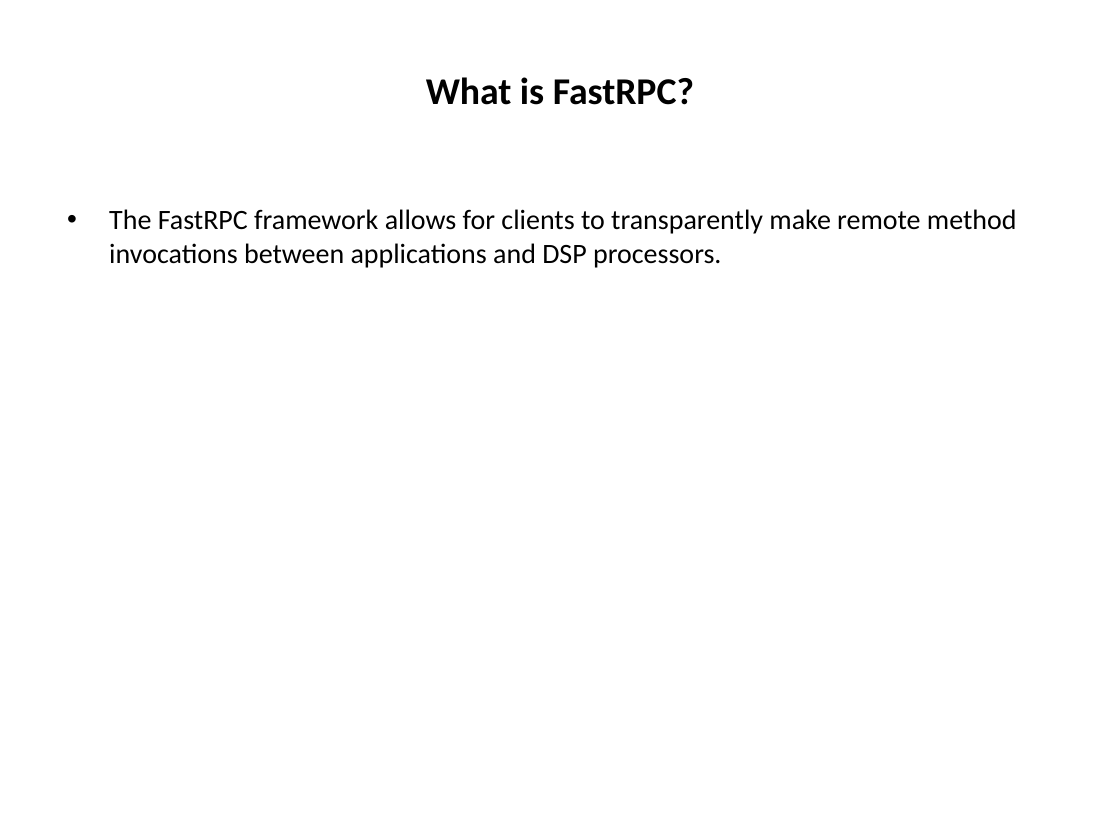
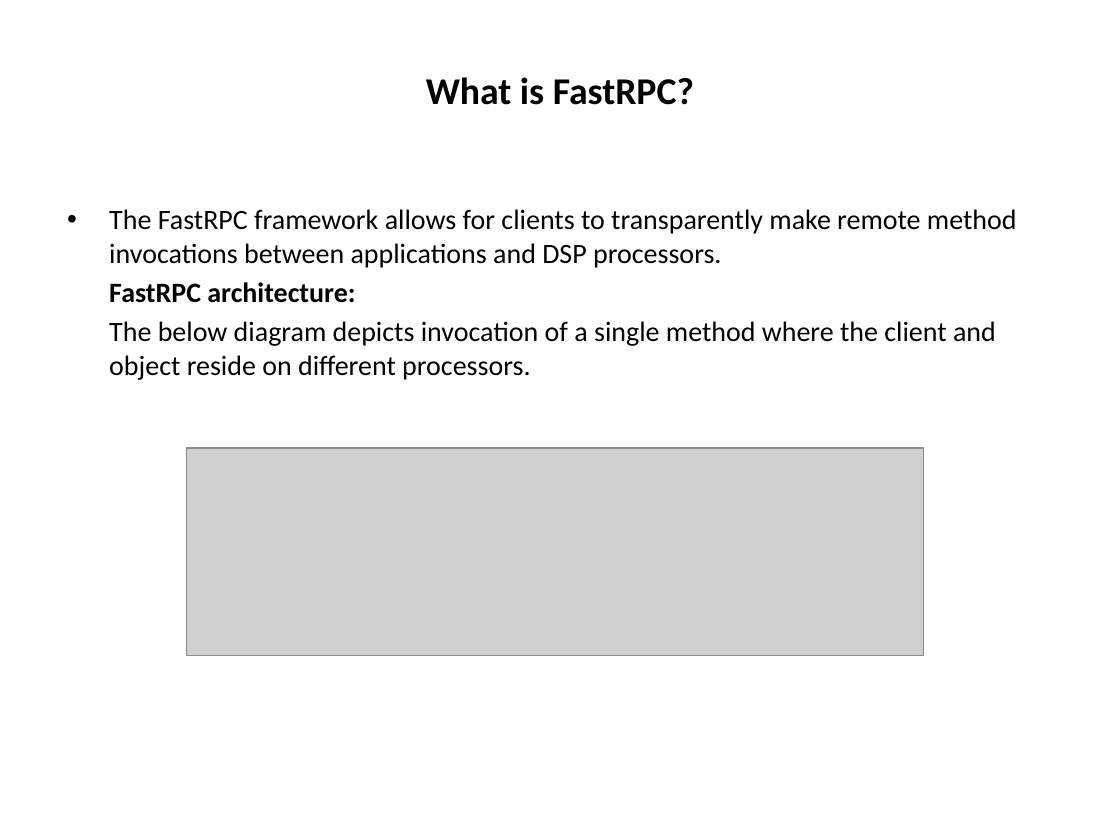
Before and after one commit to Bhagyalakshmi-Marem/TSHtraining, a slide deck: slide 6 of Hexagon_SDK/Docs/Hexagon_SDK_ppt.pptx. Drawn at 1120x840 pixels with LibreOffice and Linux fonts; fonts in the diff are those of the drawing; grey boxes stand for pictures. Boxes give left, top, right and bottom in pixels: in the first picture for what was removed or moved away, otherwise in the second. Text is boxed around its words. In the diff, an @@ line names an element or a change of style, - is before the commit and + after.

```diff
--- a/Hexagon_SDK/Docs/Hexagon_SDK_ppt.pptx
+++ b/Hexagon_SDK/Docs/Hexagon_SDK_ppt.pptx
@@ text at <box>109,282,996,380</box>: paragraphs added @@
+FastRPC architecture:
+The below diagram depicts invocation of a single method where the client and object reside on different processors.
@@ picture added at <box>187,448,924,655</box> @@
```
Also in this commit, not shown: 7 other slides changed, 9 slides added, 1 other file.
